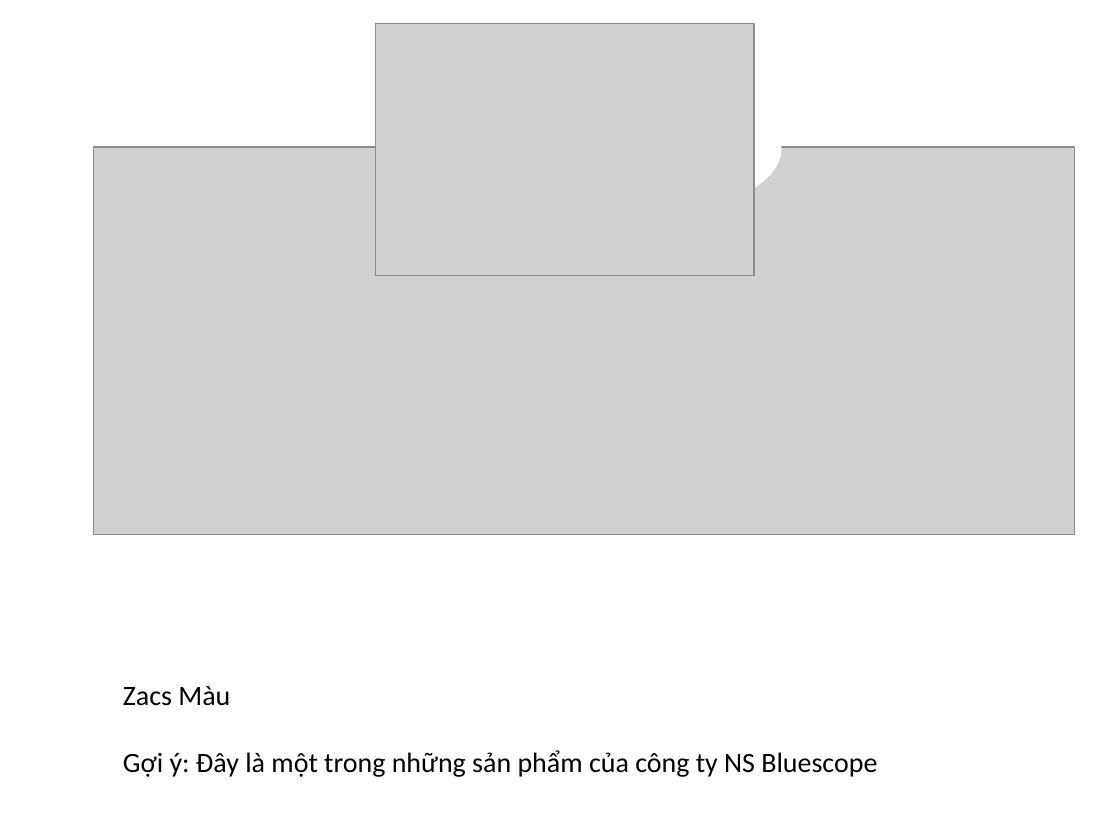
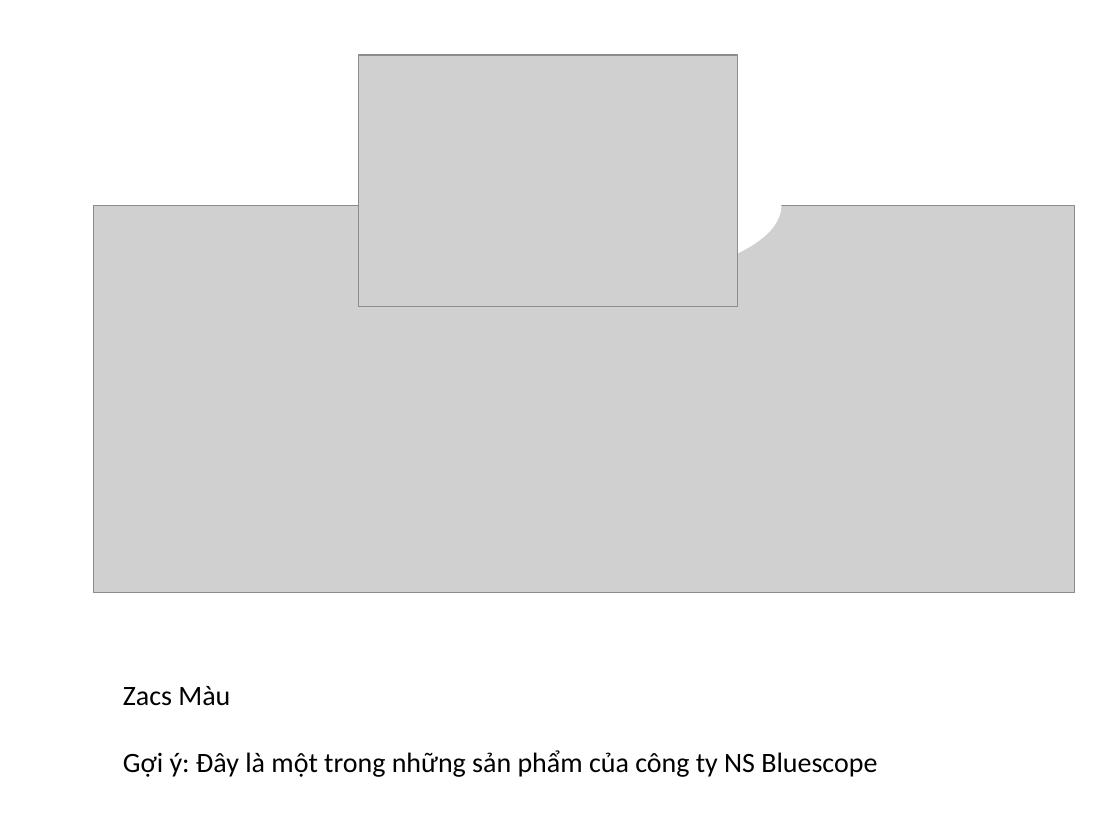
Before and after one commit to takazamy/game-turn-card, a slide deck: slide 22 of Requirement/Data.pptx. Drawn at 1120x840 pixels with LibreOffice and Linux fonts; fonts in the diff are those of the drawing; grey boxes stand for pictures. Boxes give left, top, right and bottom in pixels: in the first picture for what was removed or moved away, otherwise in the second. Text is boxed around its words. In the diff, an @@ line names an element or a change of style, - is before the commit and + after.

```diff
--- a/Requirement/Data.pptx
+++ b/Requirement/Data.pptx
@@ picture moved from (x1=375, y1=24, x2=754, y2=276) to (x1=358, y1=55, x2=737, y2=307) @@
@@ ellipse moved from (x1=388, y1=75, x2=780, y2=224) to (x1=388, y1=131, x2=780, y2=280) @@
@@ picture moved from (x1=93, y1=147, x2=1074, y2=534) to (x1=93, y1=205, x2=1074, y2=592) @@
```
Also in this commit, not shown: 8 slides added.
